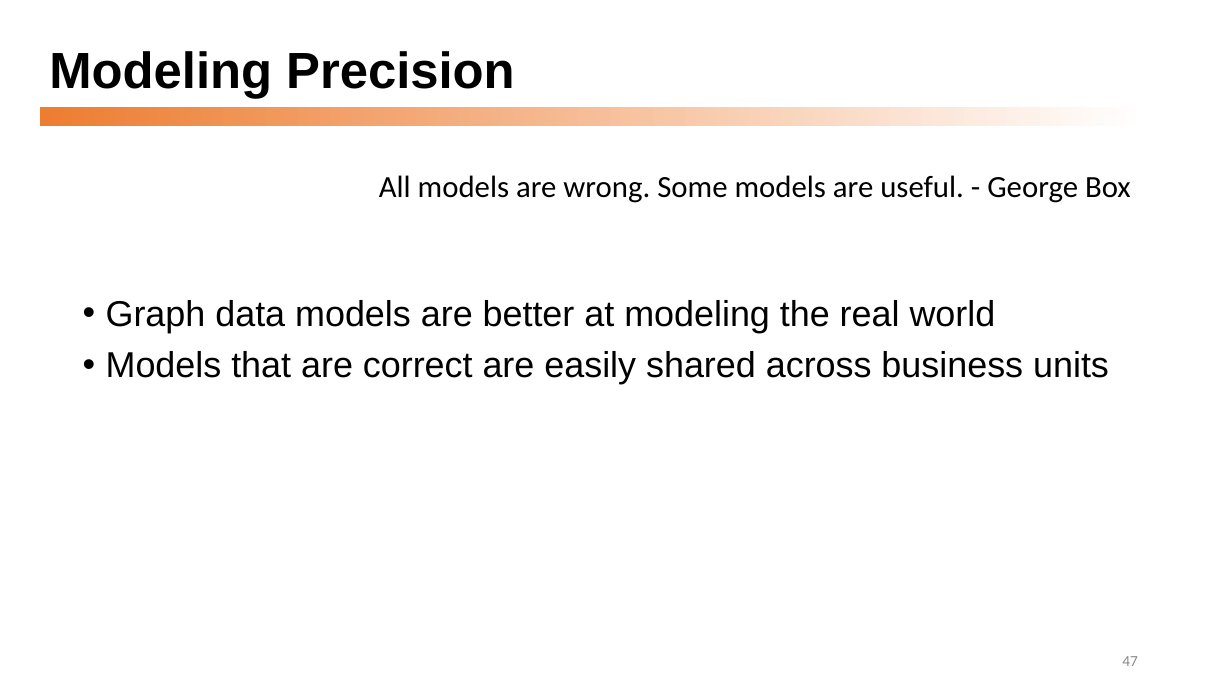
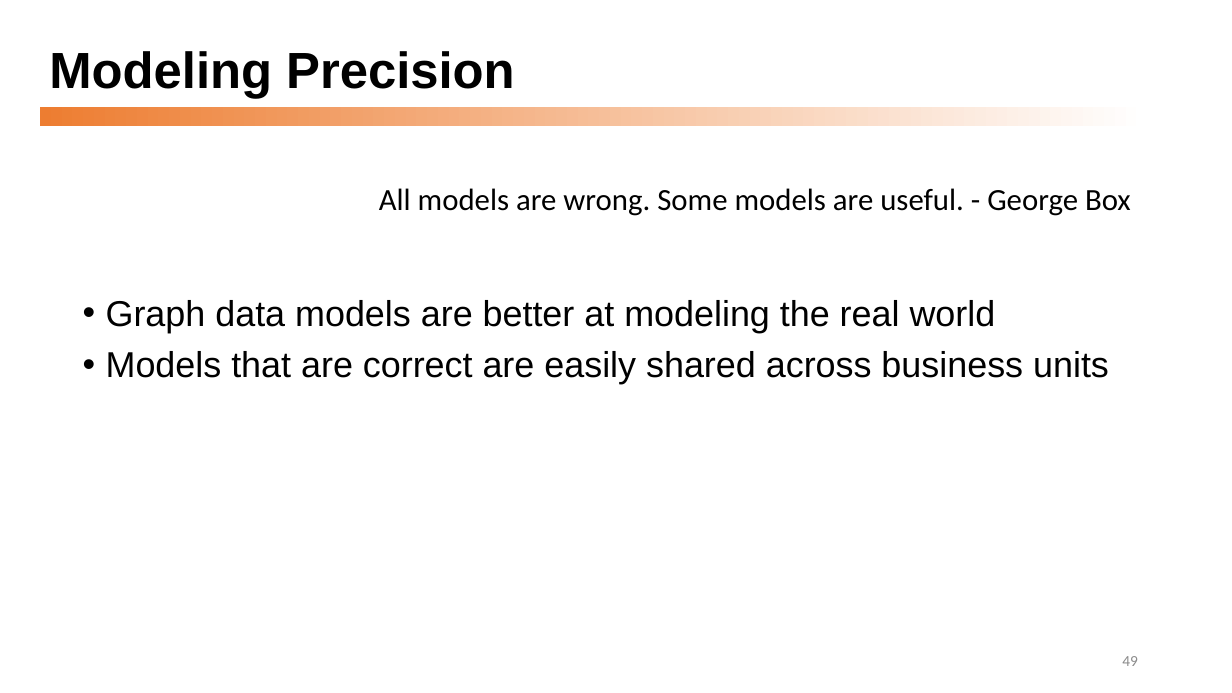
Before and after one commit to dmccreary/graph-systems-thinking, a slide deck: slide 49 of docs/presentations/Graph-Systems-Thinking-Half-Day-Workshop.pptx (slide 47 before the commit). Drawn at 1232x693 pixels with LibreOffice and Linux fonts; fonts in the diff are those of the drawing. Boxes give left, top, right and bottom in pixels: in the first picture for what was removed or moved away, otherwise in the second. Text is boxed around its words. In the diff, an @@ line names an element or a change of style, - is before the commit and + after.

```diff
--- a/docs/presentations/Graph-Systems-Thinking-Half-Day-Workshop.pptx
+++ b/docs/presentations/Graph-Systems-Thinking-Half-Day-Workshop.pptx
@@ text "All models are wrong. Some ...": place and size @@
-text "All models are wrong. Some ..." at [379,175,1131,203]
+text "All models are wrong. Some ..." at [379,188,1131,216]
@@ page number at [1122,656,1138,666]: text changed @@
-47
+49
```
Also in this commit, not shown: 5 other slides changed, 3 slides added, 1 other file.
